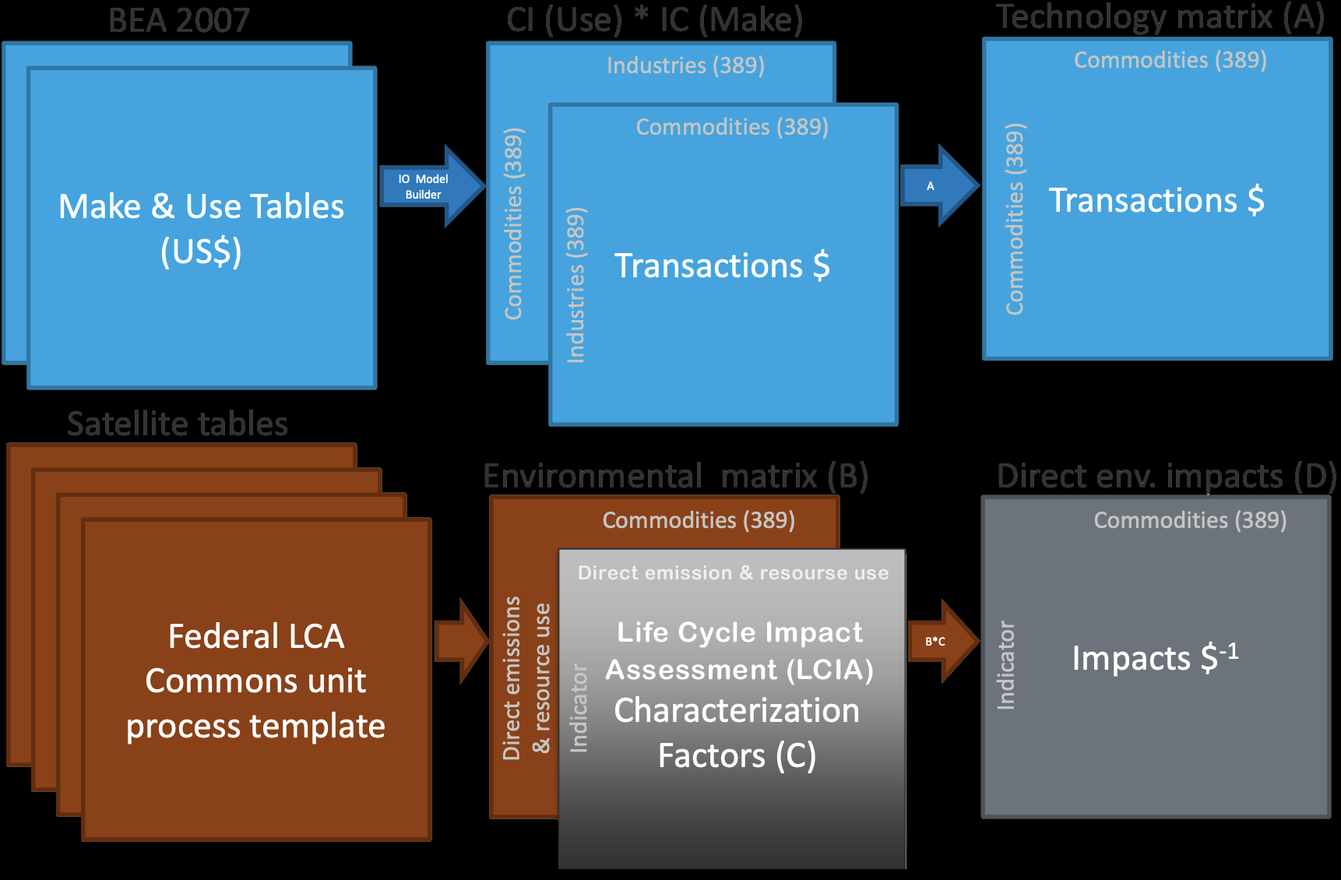
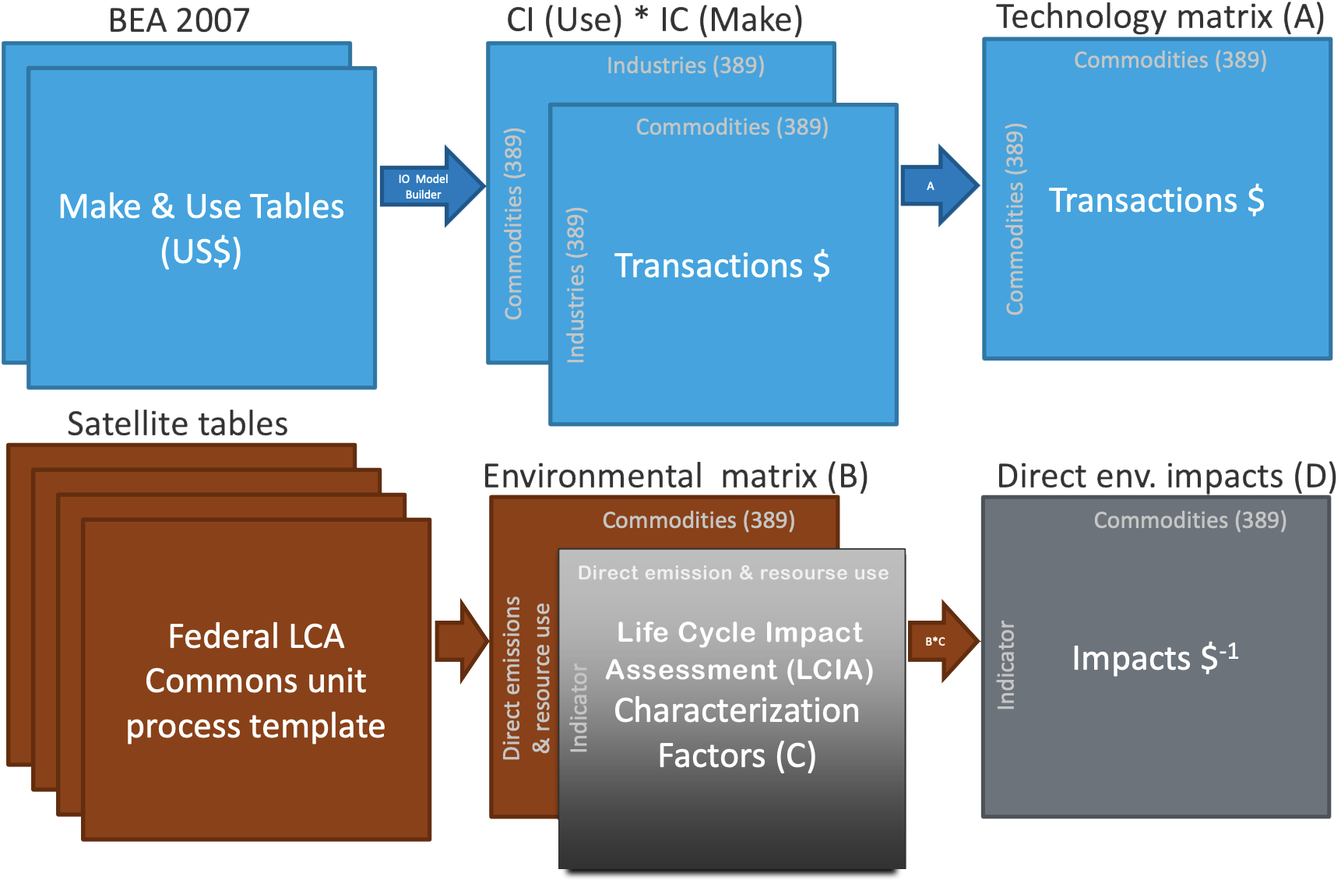
Layers edited between the first and the second 1341×880 image:
hid "Layer 1" over [0, 0, 1341, 880]
